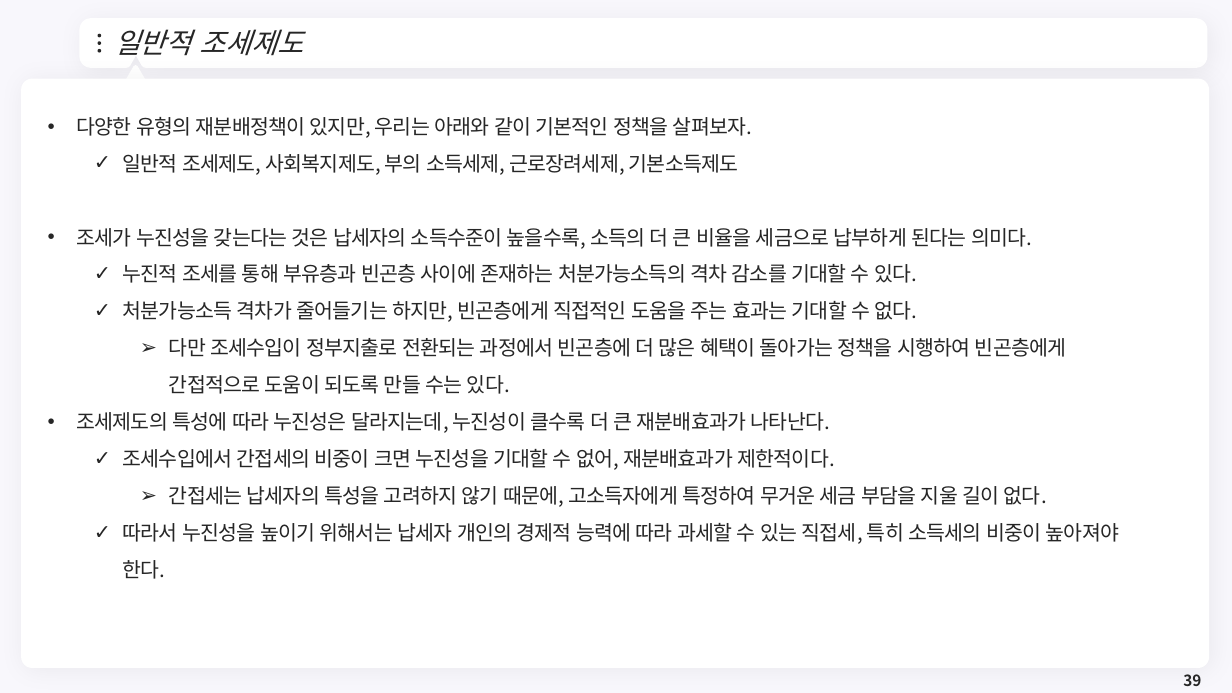
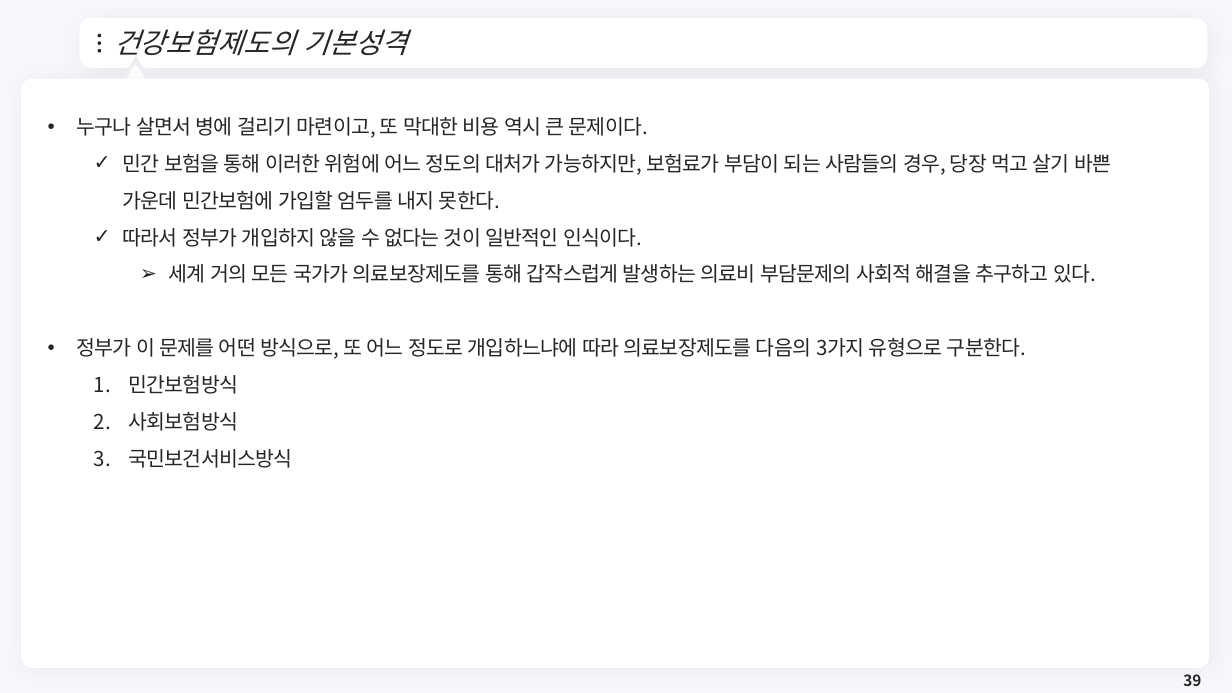
Before and after one commit to meandthey/Teaching, a slide deck: slide 39 of 재정학/01_Lectures/재정학_Chapter_10.pptx. Drawn at 1232x693 pixels with LibreOffice and Linux fonts; fonts in the diff are those of the drawing; background and template pictures are left out. Boxes give left, top, right and bottom in pixels: in the first picture for what was removed or moved away, otherwise in the second. Text is boxed around its words. In the diff, an @@ line names an element or a change of style, - is before the commit and + after.

```diff
--- a/재정학/01_Lectures/재정학_Chapter_10.pptx
+++ b/재정학/01_Lectures/재정학_Chapter_10.pptx
@@ title at box(114, 29, 407, 56): text changed @@
-일반적 조세제도
+건강보험제도의 기본성격
@@ text removed at box(76, 117, 1119, 579) @@
-• 다양한 유형의 재분배정책이 있지만, 우리는 아래와 같이 기본적인 정책을 살펴보자.
-  ✓ 일반적 조세제도, 사회복지제도, 부의 소득세제, 근로장려세제, 기본소득제도
-• 조세가 누진성을 갖는다는 것은 납세자의 소득수준이 높을수록, 소득의 더 큰 비율을 세금으로 납부하게 된다는 의미다.
-  ✓ 누진적 조세를 통해 부유층과 빈곤층 사이에 존재하는 처분가능소득의 격차 감소를 기대할 수 있다.
-  ✓ 처분가능소득 격차가 줄어들기는 하지만, 빈곤층에게 직접적인 도움을 주는 효과는 기대할 수 없다.
-    ➢ 다만 조세수입이 정부지출로 전환되는 과정에서 빈곤층에 더 많은 혜택이 돌아가는 정책을 시행하여 빈곤층에게 간접적으로 도움이 되도록 만들 수는 있다.
-• 조세제도의 특성에 따라 누진성은 달라지는데, 누진성이 클수록 더 큰 재분배효과가 나타난다.
-  ✓ 조세수입에서 간접세의 비중이 크면 누진성을 기대할 수 없어, 재분배효과가 제한적이다.
-    ➢ 간접세는 납세자의 특성을 고려하지 않기 때문에, 고소득자에게 특정하여 무거운 세금 부담을 지울 길이 없다.
-  ✓ 따라서 누진성을 높이기 위해서는 납세자 개인의 경제적 능력에 따라 과세할 수 있는 직접세, 특히 소득세의 비중이 높아져야 한다.
@@ text added at box(76, 117, 1111, 468), 16 pt, text #262626 @@
+• 누구나 살면서 병에 걸리기 마련이고, 또 막대한 비용 역시 큰 문제이다.
+  ✓ 민간 보험을 통해 이러한 위험에 어느 정도의 대처가 가능하지만, 보험료가 부담이 되는 사람들의 경우, 당장 먹고 살기 바쁜 가운데 민간보험에 가입할 엄두를 내지 못한다.
+  ✓ 따라서 정부가 개입하지 않을 수 없다는 것이 일반적인 인식이다.
+    ➢ 세계 거의 모든 국가가 의료보장제도를 통해 갑작스럽게 발생하는 의료비 부담문제의 사회적 해결을 추구하고 있다.
+• 정부가 이 문제를 어떤 방식으로, 또 어느 정도로 개입하느냐에 따라 의료보장제도를 다음의 3가지 유형으로 구분한다.
+  1. 민간보험방식
+  2. 사회보험방식
+  3. 국민보건서비스방식
```
Also in this commit, not shown: 8 other slides changed, 6 slides added, 17 slides removed, 1 other file.
